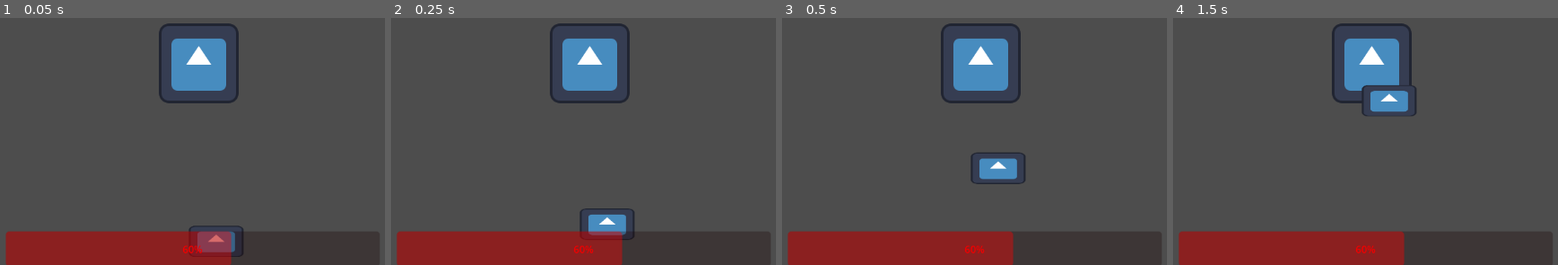
Above: before the commit, frames 1-4 (left to right).
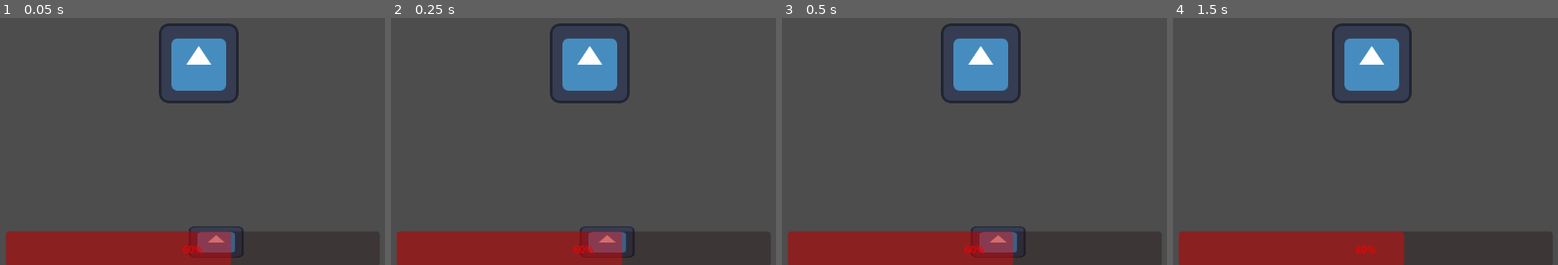
Above: after the commit, the same moments.

Repository: Gigabajt000/magiczne-r-czki
Game: Godot game, scene res://World/Main.tscn
Two runs of this game, one before a commit and one after it. Both use one fixed random seed, a clock stepped at 60 frames per second and the inputs below. The engine's default icon, where the game draws it, is replaced by a stand-in: a white triangle on a blue panel in a dark square.
Inputs:
- Up to frame 1 (0.05 s): no input
- Up to frame 2 (0.25 s): no input
- Up to frame 3 (0.5 s): no input
- Up to frame 4 (1.5 s): hold D (move_right, bound only after the commit) from 0.53 s (still down); tap W (move_up, bound only after the commit) at 0.6, 0.77, 1.07, 1.35 s

The runs differ from the first frame. In frame 1, less than 0.1% of the frame differs, in the area x 49-63%, y 84-95%; in frame 2, 1.6%; in frame 3, 2.0%, in the area x 48-64%, y 54-97%; in frame 4, 1.2%.

Commit message:
nic i wszystko zarazem

Diff:
--- a/Player/KOLCE.tscn
+++ b/Player/KOLCE.tscn
@@ -20,12 +20,10 @@
 
 [node name="CollisionShape2D" type="CollisionShape2D" parent="Area2D"]
 position = Vector2(0, 3)
-scale = Vector2(1, 1)
 shape = SubResource("RectangleShape2D_56j74")
 
 [node name="CollisionShape2D" type="CollisionShape2D" parent="."]
 position = Vector2(0, 3)
-scale = Vector2(1, 1)
 shape = SubResource("RectangleShape2D_56j74")
 
 [connection signal="area_entered" from="Area2D" to="." method="_on_area_2d_area_entered"]
--- a/Player/player.gd
+++ b/Player/player.gd
@@ -6,13 +6,10 @@
 
 
 func _physics_process(delta: float) -> void:
-	# Add the gravity.
-	if not is_on_floor():
-		velocity += get_gravity() * delta
 
-	# Handle jump.
-	if Input.is_action_just_pressed("jump") and is_on_floor():
-		velocity.y = JUMP_VELOCITY
+
+
+
 
 	# Get the input direction and handle the movement/deceleration.
 	# As good practice, you should replace UI actions with custom gameplay actions.
@@ -22,4 +19,10 @@
 	else:
 		velocity.x = move_toward(velocity.x, 0, SPEED)
 
+
+	var direction2 := Input.get_axis("move_up", "move_down")
+	if direction2:
+		velocity.y = direction2 * SPEED
+	else:
+		velocity.y = move_toward(velocity.y, 0, SPEED)
 	move_and_slide()
--- a/UI/życie.tscn
+++ b/UI/życie.tscn
@@ -14,6 +14,7 @@
 
 [node name="ProgressBar" type="ProgressBar" parent="."]
 modulate = Color(1, 0, 0, 1)
+layout_mode = 0
 offset_left = 266.0
 offset_top = 594.0
 offset_right = 867.0
--- a/project.godot
+++ b/project.godot
@@ -29,15 +29,28 @@
 
 move_left={
 "deadzone": 0.5,
-"events": []
+"events": [Object(InputEventKey,"resource_local_to_scene":false,"resource_name":"","device":-1,"window_id":0,"alt_pressed":false,"shift_pressed":false,"ctrl_pressed":false,"meta_pressed":false,"pressed":false,"keycode":0,"physical_keycode":65,"key_label":0,"unicode":97,"location":0,"echo":false,"script":null)
+]
 }
 move_right={
 "deadzone": 0.5,
-"events": []
+"events": [Object(InputEventKey,"resource_local_to_scene":false,"resource_name":"","device":-1,"window_id":0,"alt_pressed":false,"shift_pressed":false,"ctrl_pressed":false,"meta_pressed":false,"pressed":false,"keycode":0,"physical_keycode":68,"key_label":0,"unicode":100,"location":0,"echo":false,"script":null)
+]
 }
-jump={
+sprint={
 "deadzone": 0.5,
-"events": []
+"events": [Object(InputEventKey,"resource_local_to_scene":false,"resource_name":"","device":-1,"window_id":0,"alt_pressed":false,"shift_pressed":false,"ctrl_pressed":false,"meta_pressed":false,"pressed":false,"keycode":0,"physical_keycode":4194325,"key_label":0,"unicode":0,"location":0,"echo":false,"script":null)
+]
+}
+move_up={
+"deadzone": 0.5,
+"events": [Object(InputEventKey,"resource_local_to_scene":false,"resource_name":"","device":-1,"window_id":0,"alt_pressed":false,"shift_pressed":false,"ctrl_pressed":false,"meta_pressed":false,"pressed":false,"keycode":0,"physical_keycode":87,"key_label":0,"unicode":119,"location":0,"echo":false,"script":null)
+]
+}
+move_down={
+"deadzone": 0.5,
+"events": [Object(InputEventKey,"resource_local_to_scene":false,"resource_name":"","device":-1,"window_id":0,"alt_pressed":false,"shift_pressed":false,"ctrl_pressed":false,"meta_pressed":false,"pressed":false,"keycode":0,"physical_keycode":83,"key_label":0,"unicode":115,"location":0,"echo":false,"script":null)
+]
 }
 
 [rendering]
--- /dev/null
+++ b/sprint_control.gd
@@ -0,0 +1,20 @@
+extends Control
+
+class_name Sprint
+
+@export var progress_bar: ProgressBar
+
+var sprint_value
+var max_sprint
+
+func _ready() -> void:
+	sprint_value = 100
+	max_sprint = 100
+
+
+func _physics_process(delta: float) -> void:
+	Shifting()
+
+
+func Shifting():
+	pass
--- /dev/null
+++ b/sprint_control.tscn
@@ -0,0 +1,17 @@
+[gd_scene load_steps=2 format=3 uid="uid://d2mgj0mx2tbbi"]
+
+[ext_resource type="Script" path="res://sprint_control.gd" id="1_4bmfr"]
+
+[node name="Sprint_Control" type="Control"]
+layout_mode = 3
+anchors_preset = 15
+anchor_right = 1.0
+anchor_bottom = 1.0
+grow_horizontal = 2
+grow_vertical = 2
+script = ExtResource("1_4bmfr")
+
+[node name="ProgressBar" type="ProgressBar" parent="."]
+layout_mode = 0
+offset_right = 227.0
+offset_bottom = 27.0
